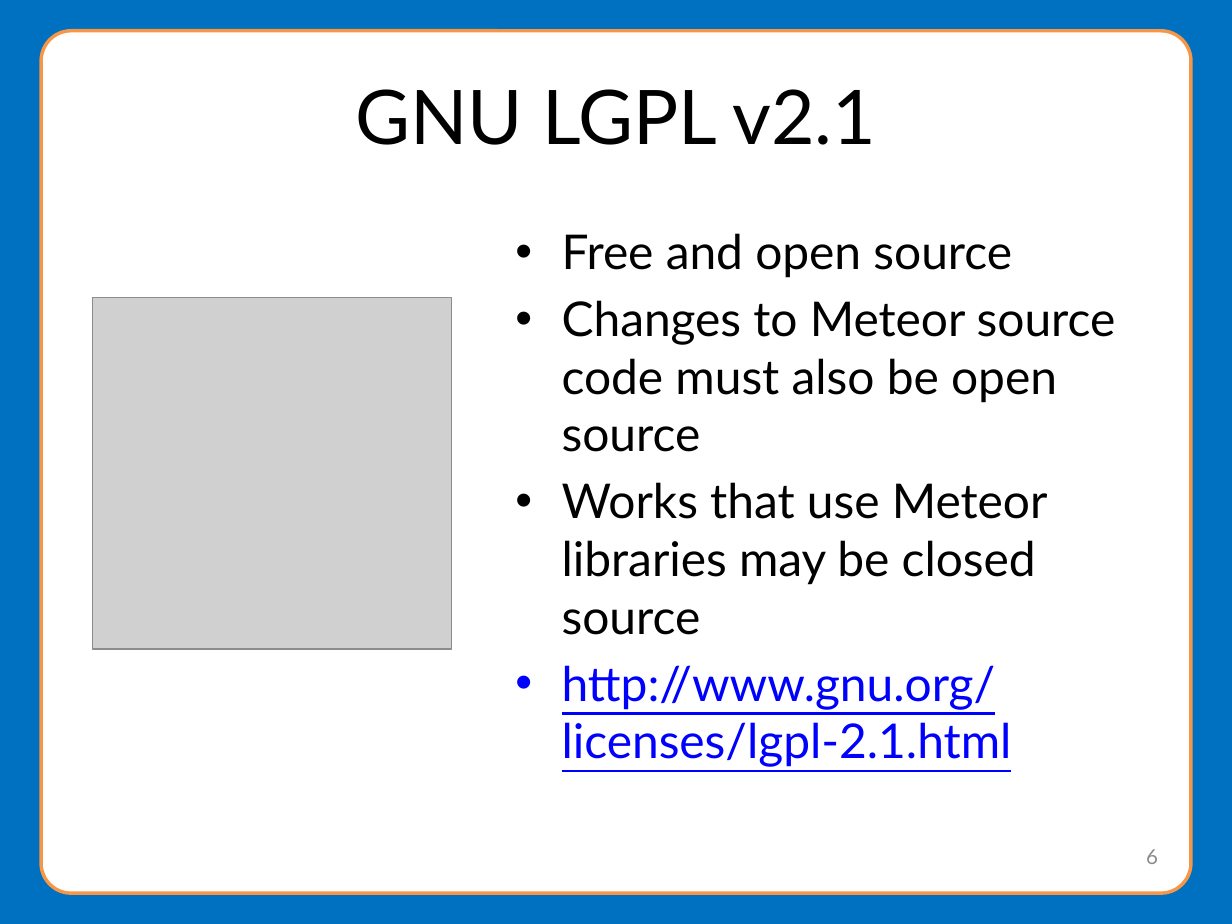
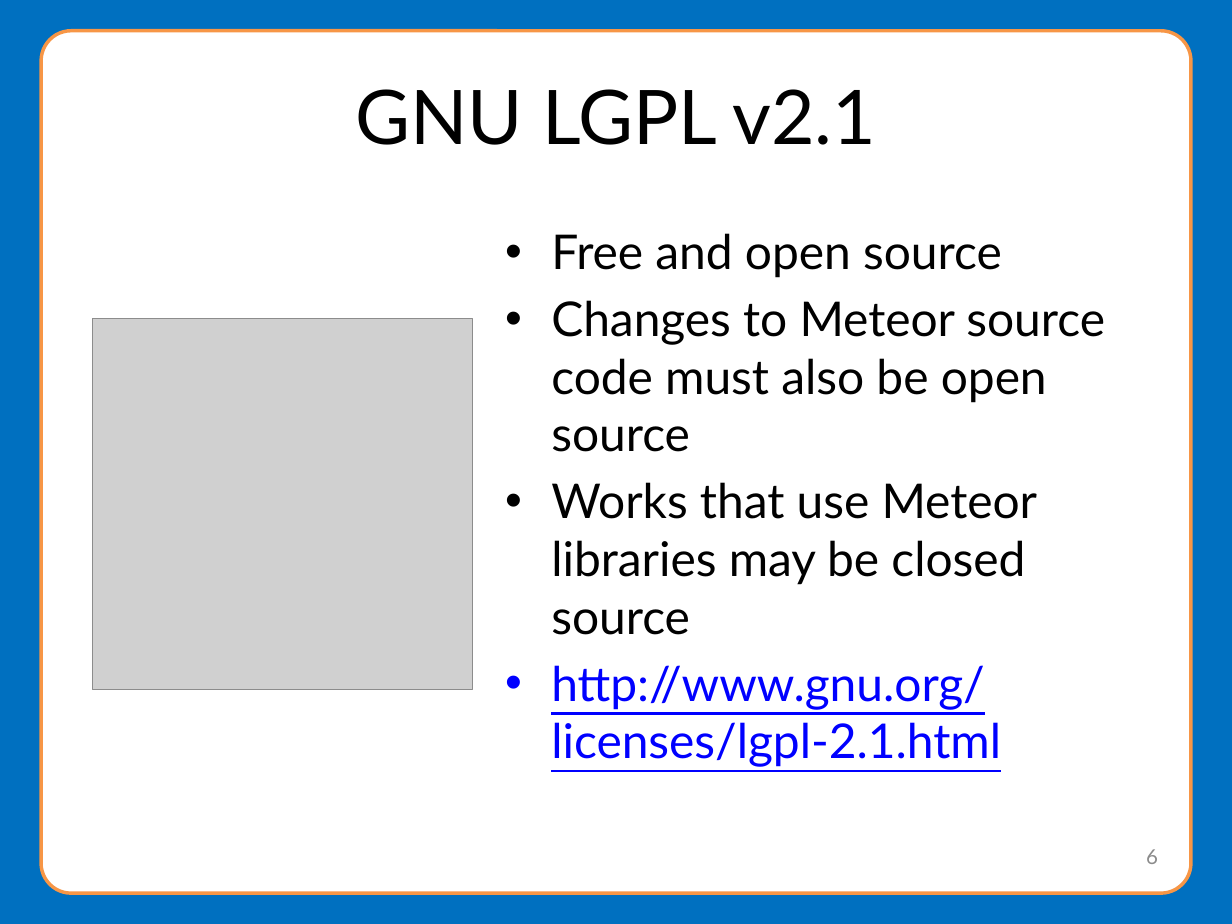
Before and after one commit to NationalStudentClearinghouse/Meteor4, a slide deck: slide 6 of docs/webinar/MeteorWebinarPresentation.pptx. Drawn at 1232x924 pixels with LibreOffice and Linux fonts; fonts in the diff are those of the drawing; grey boxes stand for pictures; background and template pictures are left out. Boxes give left, top, right and bottom in pixels: in the first picture for what was removed or moved away, otherwise in the second. Text is boxed around its words. In the diff, an @@ line names an element or a change of style, - is before the commit and + after.

```diff
--- a/docs/webinar/MeteorWebinarPresentation.pptx
+++ b/docs/webinar/MeteorWebinarPresentation.pptx
@@ text "Free and open source": place and size @@
-text "Free and open source" at bbox=[562, 233, 1116, 767]
+text "Free and open source" at bbox=[551, 233, 1105, 767]
@@ picture: place and size @@
-picture at bbox=[92, 298, 452, 649]
+picture at bbox=[92, 318, 472, 689]
```
Also in this commit, not shown: 4 other slides changed, 1 slide added, 1 slide removed.
